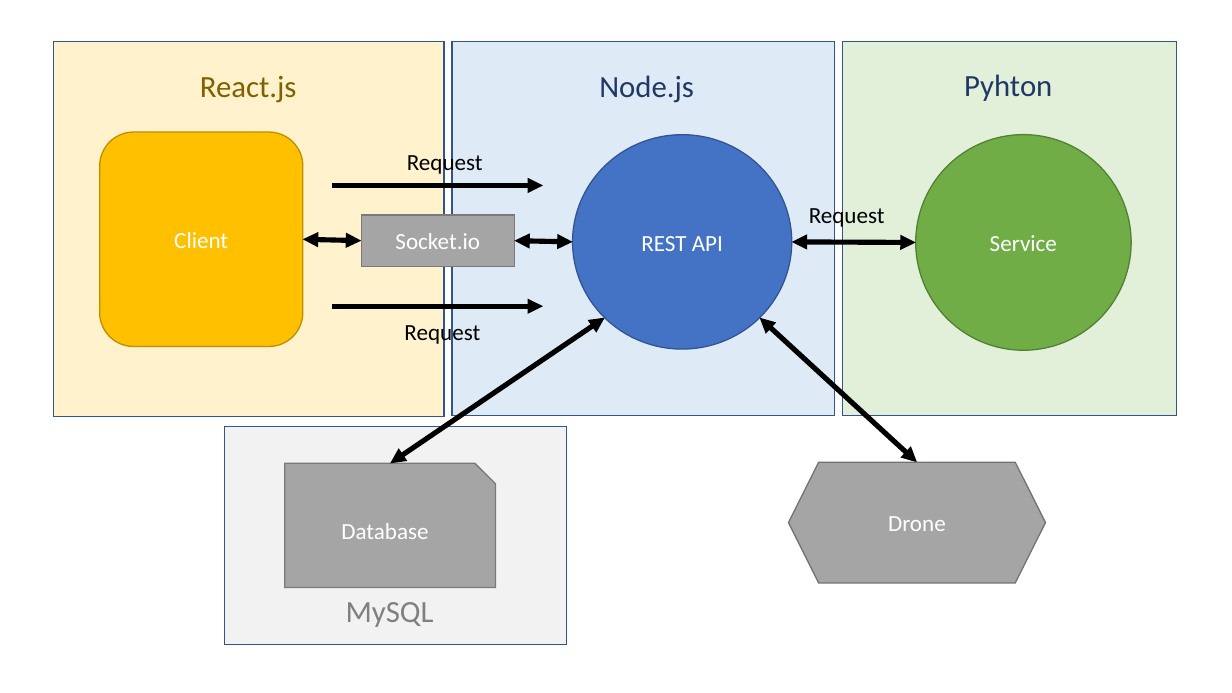
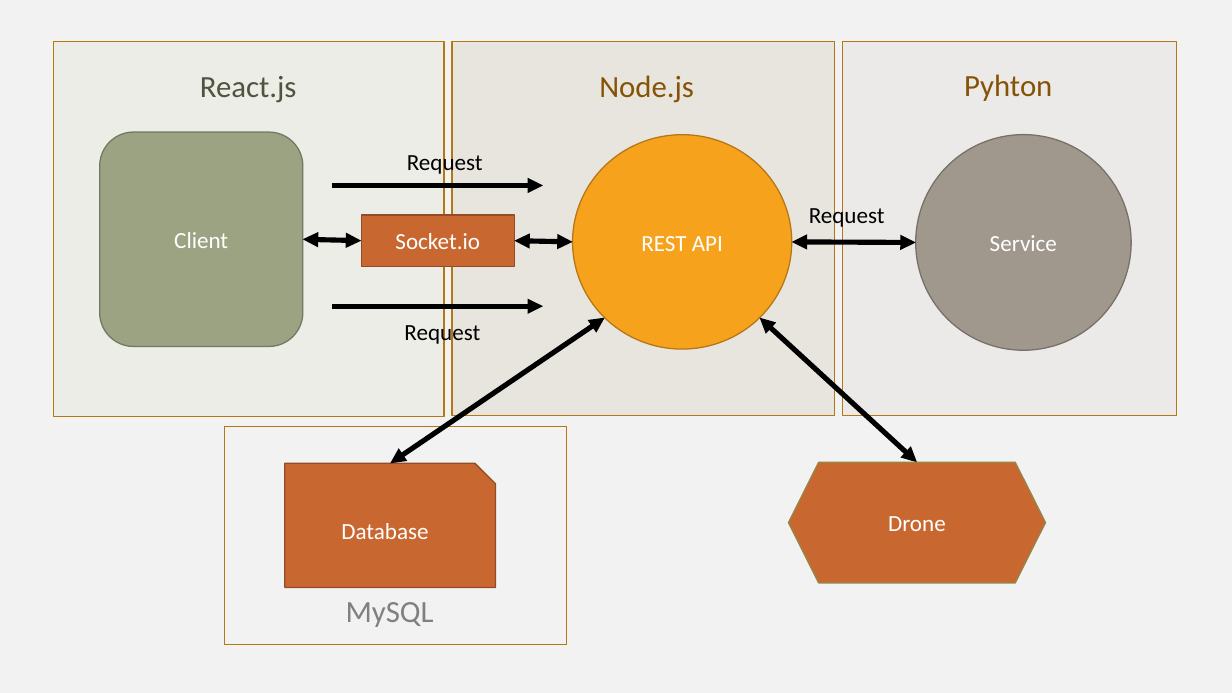
Before and after one commit to ultimate-dev/mobys, a slide deck: slide 2 of mobys-docs/1.pptx. Drawn at 1232x693 pixels with LibreOffice and Linux fonts; fonts in the diff are those of the drawing. Boxes give left, top, right and bottom in pixels: in the first picture for what was removed or moved away, otherwise in the second. Text is boxed around its words. In the diff, an @@ line names an element or a change of style, - is before the commit and + after.

```diff
--- a/mobys-docs/1.pptx
+++ b/mobys-docs/1.pptx
@@ background #FFFFFF to #F2F2F2 @@
@@ rectangle at box(54, 42, 444, 417): fill #FFF2CC to #EBEDE6; outline #325491 1 pt to #B67815 1 pt @@
@@ rectangle at box(452, 42, 835, 416): fill #DEEBF7 to #E8E5DE; outline #325491 1 pt to #B67815 1 pt @@
@@ rectangle at box(842, 42, 1177, 416): fill #E2F0D9 to #ECEAE8; outline #325491 1 pt to #B67815 1 pt @@
@@ text "React.js" at box(200, 76, 297, 103): text colour #806000 to #50543F @@
@@ text "Node.js" at box(599, 75, 694, 103): text colour #203864 to #845305 @@
@@ text "Pyhton" at box(964, 74, 1052, 101): text colour #203864 to #845305 @@
@@ rounded rectangle "Client" at box(100, 132, 303, 347): fill #FFC000 to #9CA383; outline #BD8E00 1 pt to #737961 1 pt @@
@@ ellipse "REST API" at box(573, 135, 792, 349): fill #4472C4 to #F6A21D; outline #325491 1 pt to #B67815 1 pt @@
@@ ellipse "Service" at box(916, 135, 1131, 350): fill #70AD47 to #A0988C; outline #538035 1 pt to #767068 1 pt @@
@@ rectangle "Socket.io" at box(361, 215, 515, 267): fill #A5A5A5 to #C96731; outline #7A7A7A 1 pt to #954C24 1 pt @@
@@ rectangle at box(225, 427, 567, 645): outline #325491 1 pt to #B67815 1 pt @@
@@ snip rect "Database" at box(285, 463, 495, 587): fill #A5A5A5 to #C96731; outline #7A7A7A 1 pt to #954C24 1 pt @@
@@ hexagon "Drone" at box(788, 462, 1045, 583): fill #A5A5A5 to #C96731; outline #767171 1 pt to #958646 1 pt @@
```
Also in this commit, not shown: 5 other slides changed, 1 other file.
